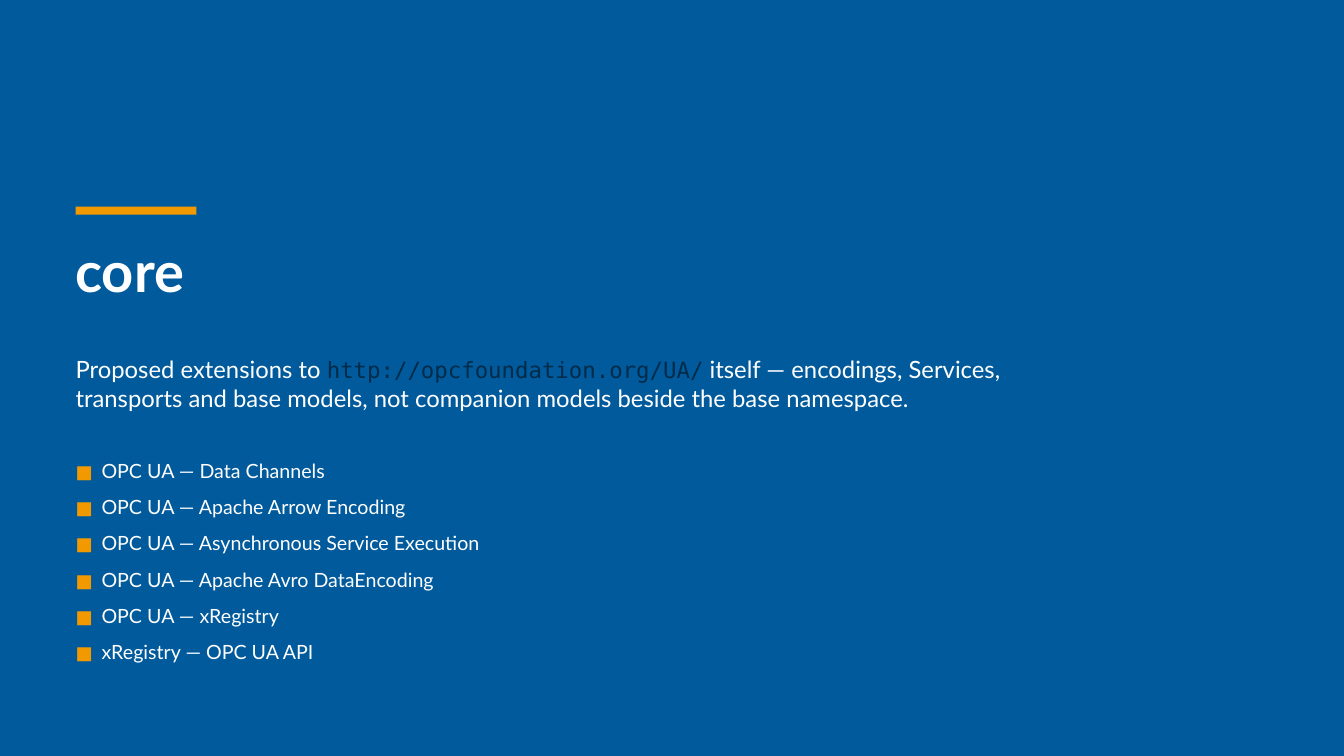
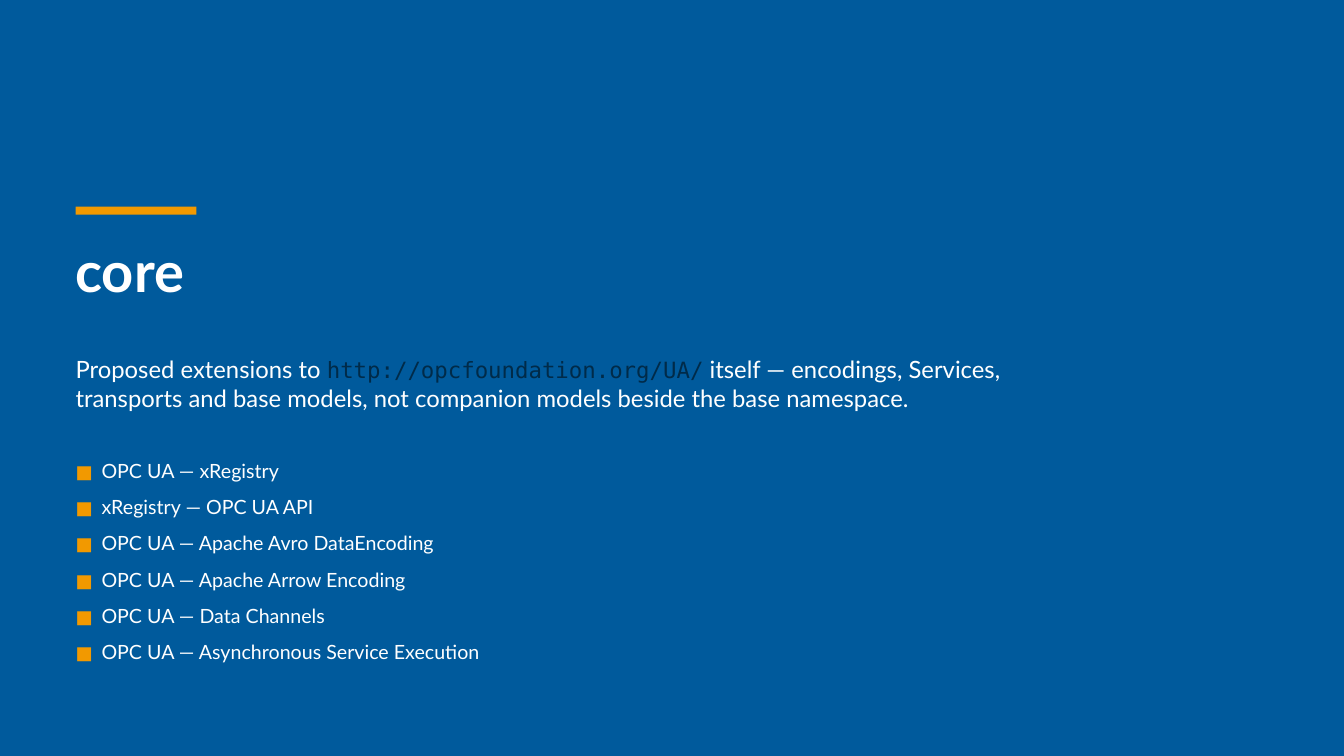
Before and after one commit to marcschier/opcua-drafts, a slide deck: slide 7 of decks/OPC-UA-Drafts-Overview.pptx. Drawn at 1344x756 pixels with LibreOffice and Linux fonts; fonts in the diff are those of the drawing. Boxes give left, top, right and bottom in pixels: in the first picture for what was removed or moved away, otherwise in the second. Text is boxed around its words. In the diff, an @@ line names an element or a change of style, - is before the commit and + after.

```diff
--- a/decks/OPC-UA-Drafts-Overview.pptx
+++ b/decks/OPC-UA-Drafts-Overview.pptx
@@ text at (x1=102, y1=463, x2=279, y2=482): text changed @@
-■ OPC UA — Data Channels
+■ OPC UA — xRegistry
@@ text at (x1=102, y1=499, x2=314, y2=518): text changed @@
-■ OPC UA — Apache Arrow Encoding
+■ xRegistry — OPC UA API
@@ text at (x1=102, y1=535, x2=434, y2=554): text changed @@
-■ OPC UA — Asynchronous Service Execution
+■ OPC UA — Apache Avro DataEncoding
@@ text at (x1=102, y1=572, x2=405, y2=591): text changed @@
-■ OPC UA — Apache Avro DataEncoding
+■ OPC UA — Apache Arrow Encoding
@@ text at (x1=102, y1=608, x2=325, y2=623): text changed @@
-■ OPC UA — xRegistry
+■ OPC UA — Data Channels
@@ text at (x1=102, y1=644, x2=480, y2=663): text changed @@
-■ xRegistry — OPC UA API
+■ OPC UA — Asynchronous Service Execution
```
Also in this commit, not shown: 103 other slides changed, 32 other files.
